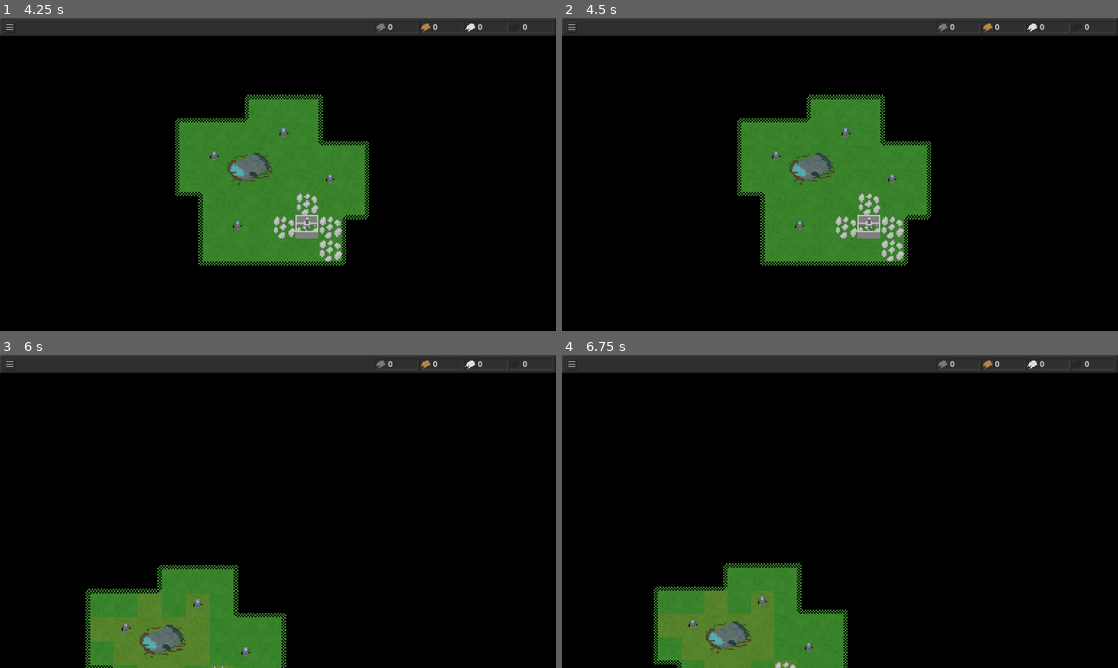
Above: before the commit, frames 1-4 (two rows, left to right).
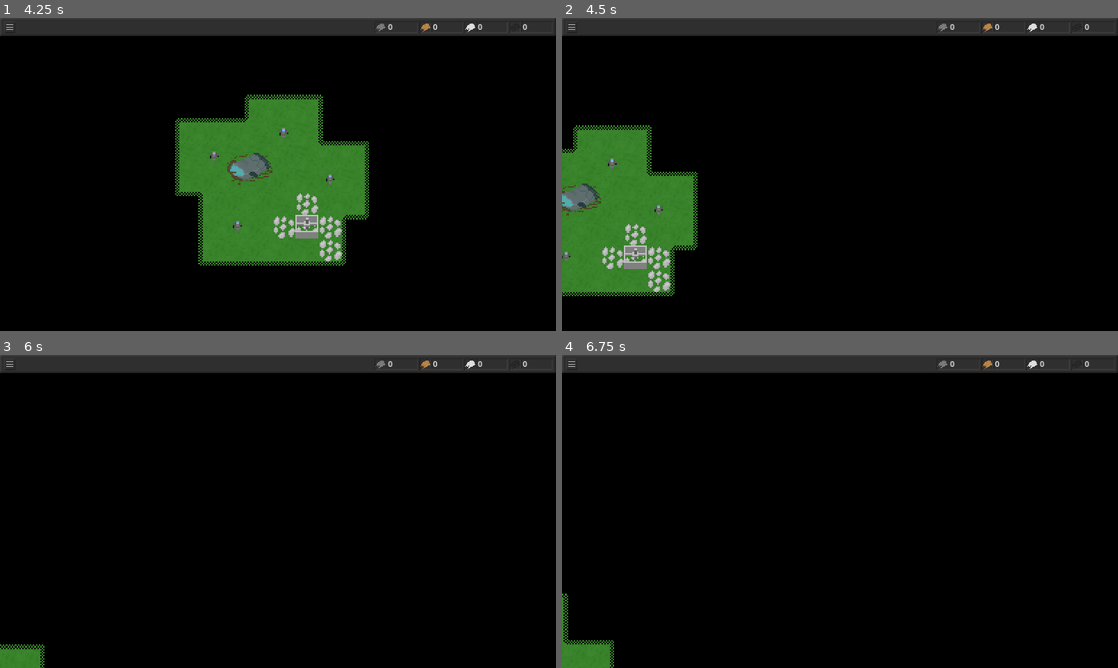
Above: after the commit, the same moments.

Repository: wssuomi/pirate-jam-14
Game: Godot game, scene res://scenes/main_menu.tscn
The game is run twice, just before and just after one commit, with the same random seed, the same clock (stepped at 60 frames per second) and the same inputs.
Inputs (mouse positions are in pixels of both pictures, inside the frame that each line leads up to):
- Up to frame 1 (4.25 s): click "Play" at 0.5 s; click (11, 27) at 1.25 s; click "Main Menu" at 2 s; click "Play" at 2.75 s; tap Enter at 3.5 s; move the mouse to (400, 158) at 3.52 s; hold Right mouse button (erase_tile) from 3.53 s (still down); click (400, 158) at 3.67 s
- Up to frame 2 (4.5 s): tap Space at 4.25 s; move the mouse to (728, 190) at 4.27 s; release Right mouse button (erase_tile) at 4.28 s; click (728, 190) at 4.35 s
- Up to frame 3 (6 s): tap Enter at 5 s; move the mouse to (333, 442) at 5.02 s; hold Middle mouse button (move_camera) 5.03-5.78 s; click (333, 442) at 5.17 s; tap Space at 5.75 s; move the mouse to (250, 574) at 5.77 s; tap Mouse wheel up (zoom_in) at 5.85 s; click (250, 574) at 5.92 s
- Up to frame 4 (6.75 s): tap Enter at 6.5 s; move the mouse to (1006, 558) at 6.52 s; tap Mouse wheel down (zoom_out) at 6.6 s; click (1006, 558) at 6.67 s

Frame 1 is identical in both runs. In frame 2, 25% of the frame differs, in the area x 0-67%, y 24-89%; in frame 3, 9.6%; in frame 4, 9.8%.

Commit message:
make right mouse button a secondary move camera button

Diff:
--- a/project.godot
+++ b/project.godot
@@ -39,6 +39,7 @@
 move_camera={
 "deadzone": 0.5,
 "events": [Object(InputEventMouseButton,"resource_local_to_scene":false,"resource_name":"","device":-1,"window_id":0,"a …(256 unchanged characters)…
+, Object(InputEventMouseButton,"resource_local_to_scene":false,"resource_name":"","device":-1,"window_id":0,"alt_pressed":false,"shift_pressed":false,"ctrl_pressed":false,"meta_pressed":false,"button_mask":2,"position":Vector2(263, 18),"global_position":Vector2(267, 59),"factor":1.0,"button_index":2,"canceled":false,"pressed":true,"double_click":false,"script":null)
 ]
 }
 place_tile={
